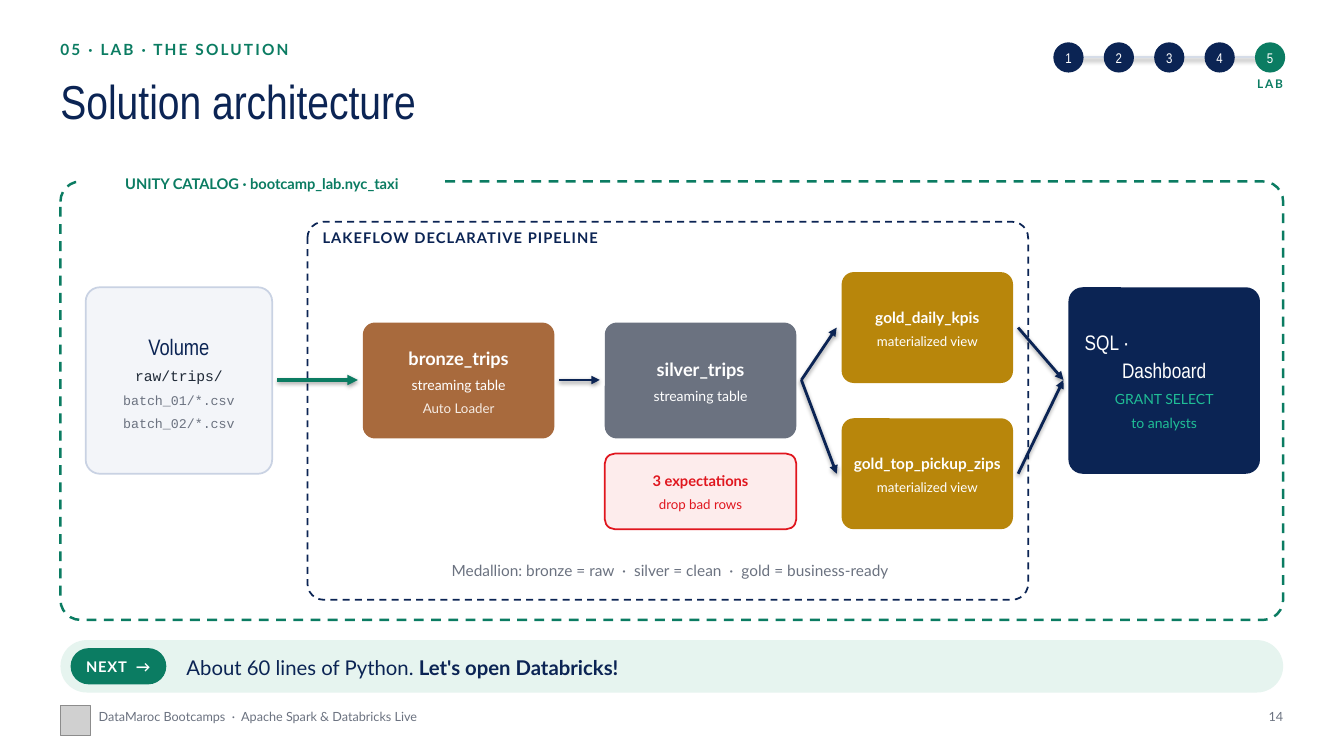
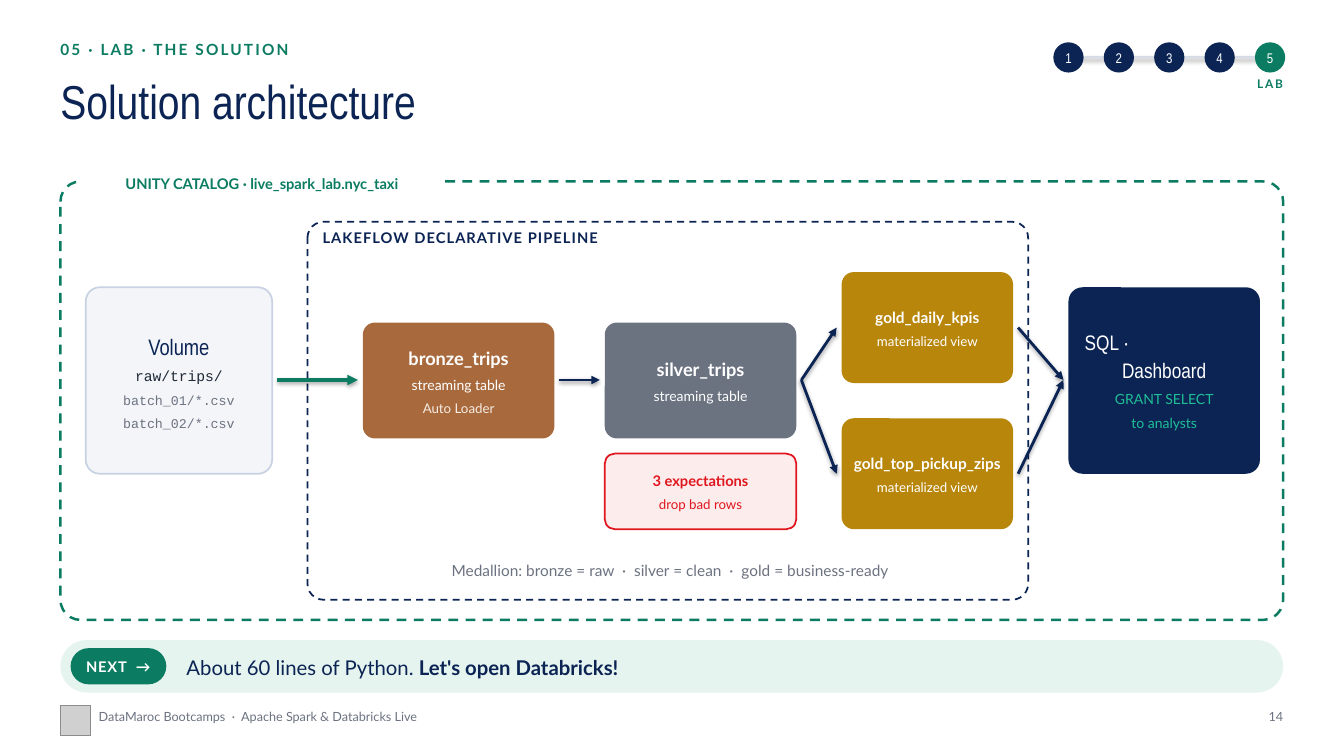
Before and after one commit to marouaneghoulami-x/spark-databricks-live, a slide deck: slide 14 of slides/Spark_and_Databricks_Live.pptx. Drawn at 1344x756 pixels with LibreOffice and Linux fonts; fonts in the diff are those of the drawing; grey boxes stand for pictures; background and template pictures are left out. Boxes give left, top, right and bottom in pixels: in the first picture for what was removed or moved away, otherwise in the second. Text is boxed around its words. In the diff, an @@ line names an element or a change of style, - is before the commit and + after.

```diff
--- a/slides/Spark_and_Databricks_Live.pptx
+++ b/slides/Spark_and_Databricks_Live.pptx
@@ text at box(125, 178, 398, 192): text changed @@
-UNITY CATALOG · bootcamp_lab.nyc_taxi
+UNITY CATALOG · live_spark_lab.nyc_taxi
```
Also in this commit, not shown: 2 other slides changed, 6 other files.
